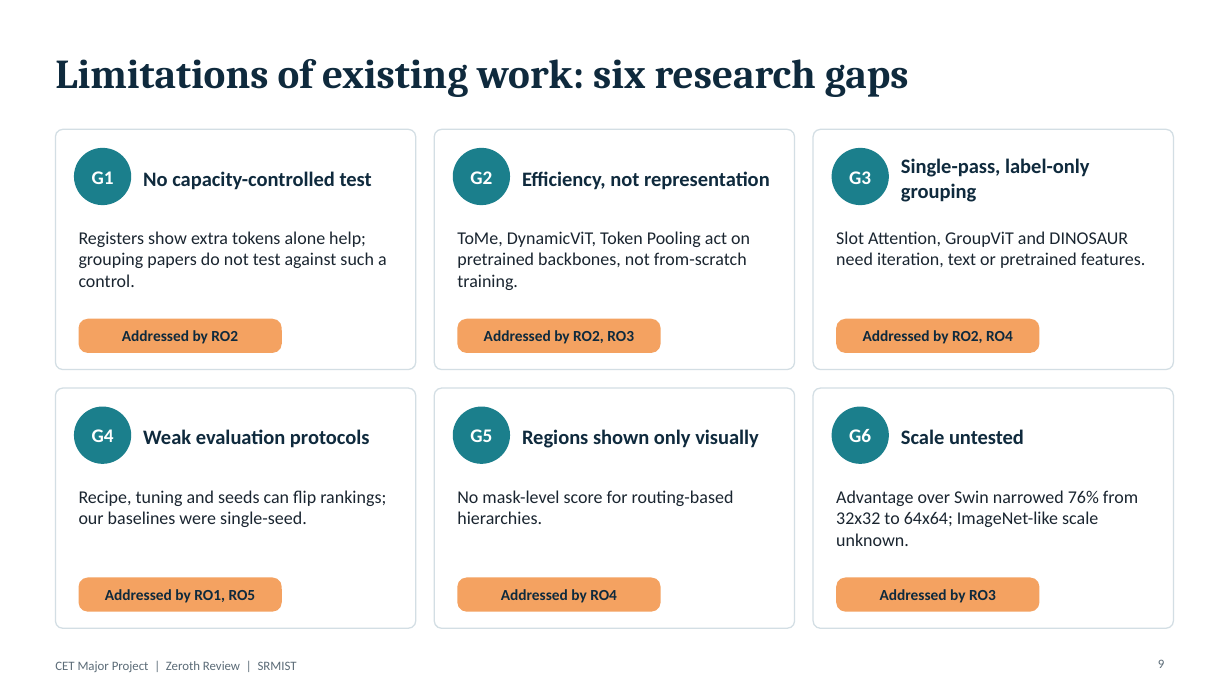
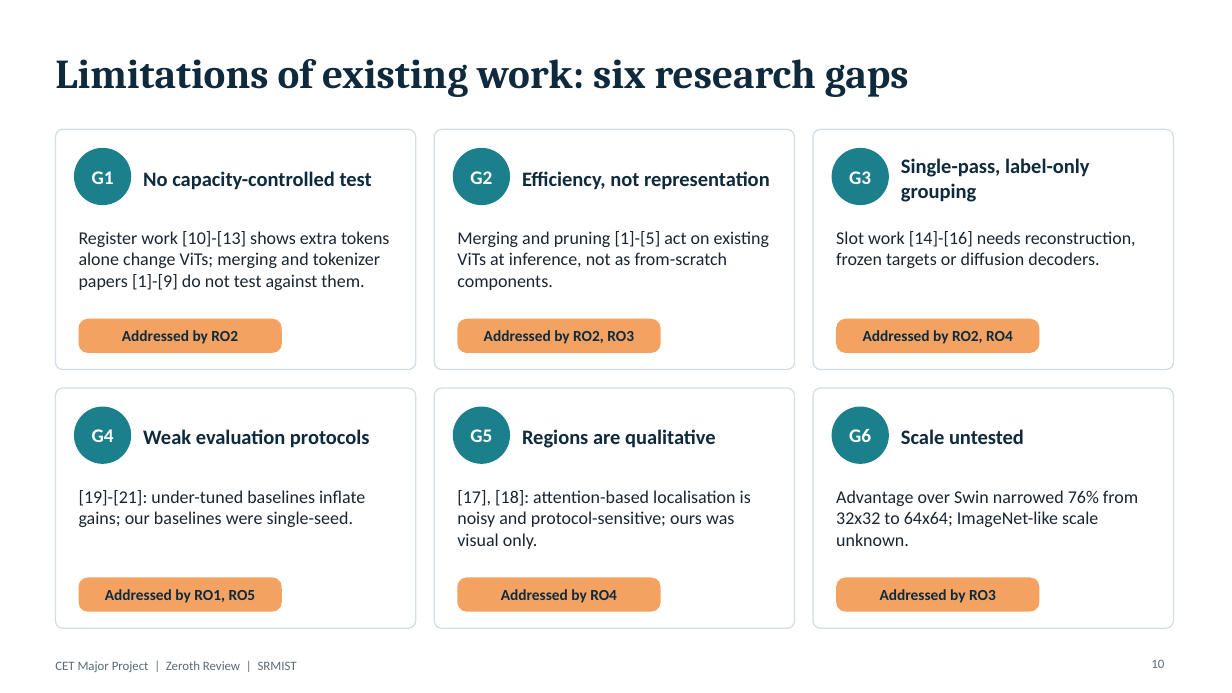
Before and after one commit to DhruvJyotiDas/RESEARCH, a slide deck: slide 10 of zeroth_review/CET_Major_Project_Zeroth_Review.pptx (slide 9 before the commit). Drawn at 1232x693 pixels with LibreOffice and Linux fonts; fonts in the diff are those of the drawing. Boxes give left, top, right and bottom in pixels: in the first picture for what was removed or moved away, otherwise in the second. Text is boxed around its words. In the diff, an @@ line names an element or a change of style, - is before the commit and + after.

```diff
--- a/zeroth_review/CET_Major_Project_Zeroth_Review.pptx
+++ b/zeroth_review/CET_Major_Project_Zeroth_Review.pptx
@@ text at (x1=79, y1=231, x2=389, y2=290): text changed @@
-Registers show extra tokens alone help; grouping papers do not test against such a control.
+Register work [10]-[13] shows extra tokens alone change ViTs; merging and tokenizer papers [1]-[9] do not test against them.
@@ text at (x1=457, y1=231, x2=769, y2=290): text changed @@
-ToMe, DynamicViT, Token Pooling act on pretrained backbones, not from-scratch training.
+Merging and pruning [1]-[5] act on existing ViTs at inference, not as from-scratch components.
@@ text at (x1=836, y1=231, x2=1136, y2=268): text changed @@
-Slot Attention, GroupViT and DINOSAUR need iteration, text or pretrained features.
+Slot work [14]-[16] needs reconstruction, frozen targets or diffusion decoders.
@@ text at (x1=522, y1=429, x2=716, y2=448): text changed @@
-Regions shown only visually
+Regions are qualitative
@@ text at (x1=79, y1=490, x2=365, y2=527): text changed @@
-Recipe, tuning and seeds can flip rankings; our baselines were single-seed.
+[19]-[21]: under-tuned baselines inflate gains; our baselines were single-seed.
@@ text at (x1=457, y1=490, x2=751, y2=549): text changed @@
-No mask-level score for routing-based hierarchies.
+[17], [18]: attention-based localisation is noisy and protocol-sensitive; ours was visual only.
@@ page number at (x1=1151, y1=660, x2=1164, y2=668): text changed @@
-9
+10
```
Also in this commit, not shown: 4 other slides changed, 2 slides added, 1 slide removed, 2 other files.
